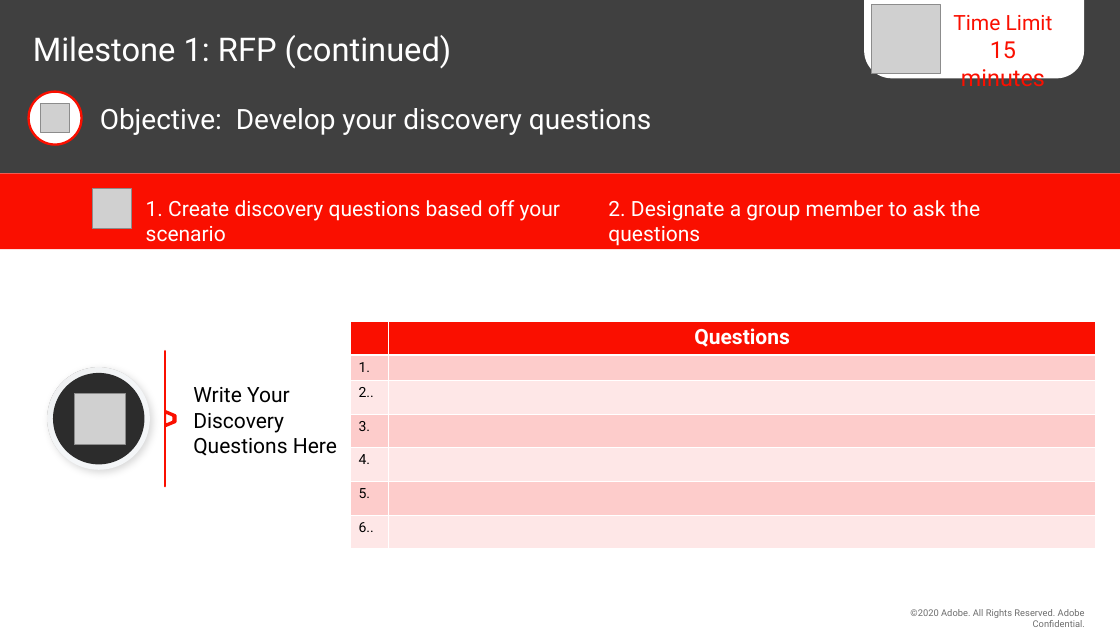
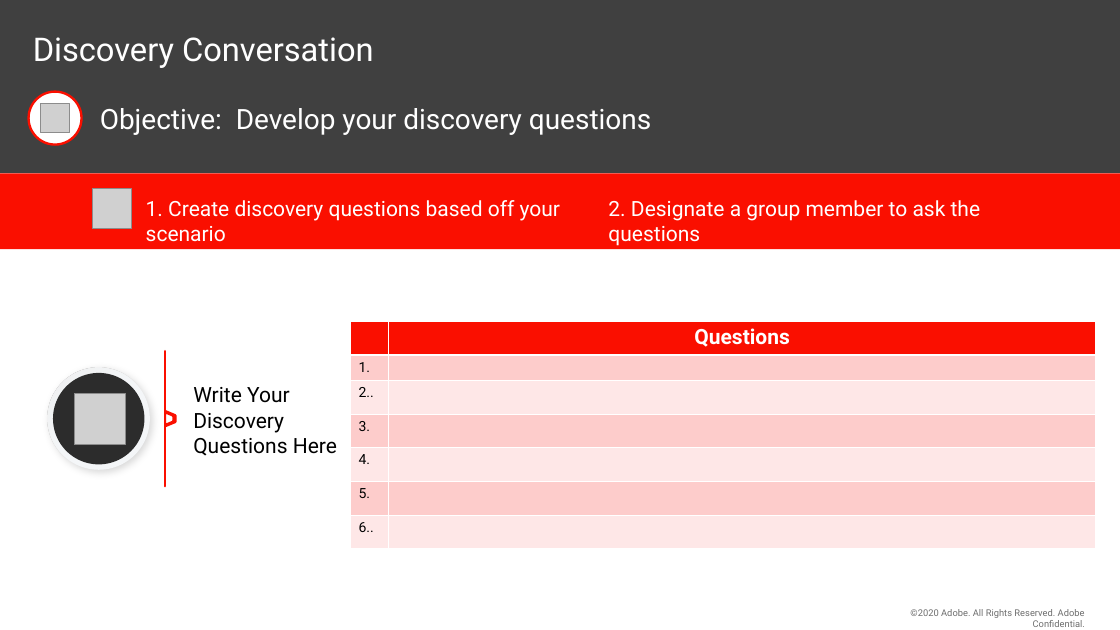
Before and after one commit to adobeemeapartners/pwc-ts-workshop, a slide deck: slide 4 of presentation-template.pptx. Drawn at 1120x630 pixels with LibreOffice and Linux fonts; fonts in the diff are those of the drawing; grey boxes stand for pictures; background and template pictures are left out. Boxes give left, top, right and bottom in pixels: in the first picture for what was removed or moved away, otherwise in the second. Text is boxed around its words. In the diff, an @@ line names an element or a change of style, - is before the commit and + after.

```diff
--- a/presentation-template.pptx
+++ b/presentation-template.pptx
@@ round same rect removed at <box>865,0,1085,78</box> @@
@@ picture removed at <box>872,5,941,74</box> @@
@@ text removed at <box>953,15,1053,92</box> @@
-Time Limit
-15 minutes
@@ title at <box>33,37,374,68</box>: text changed @@
-Milestone 1: RFP (continued)
+Discovery Conversation
```
Also in this commit, not shown: 3 other slides changed, 1 slide added, 1 slide removed.
